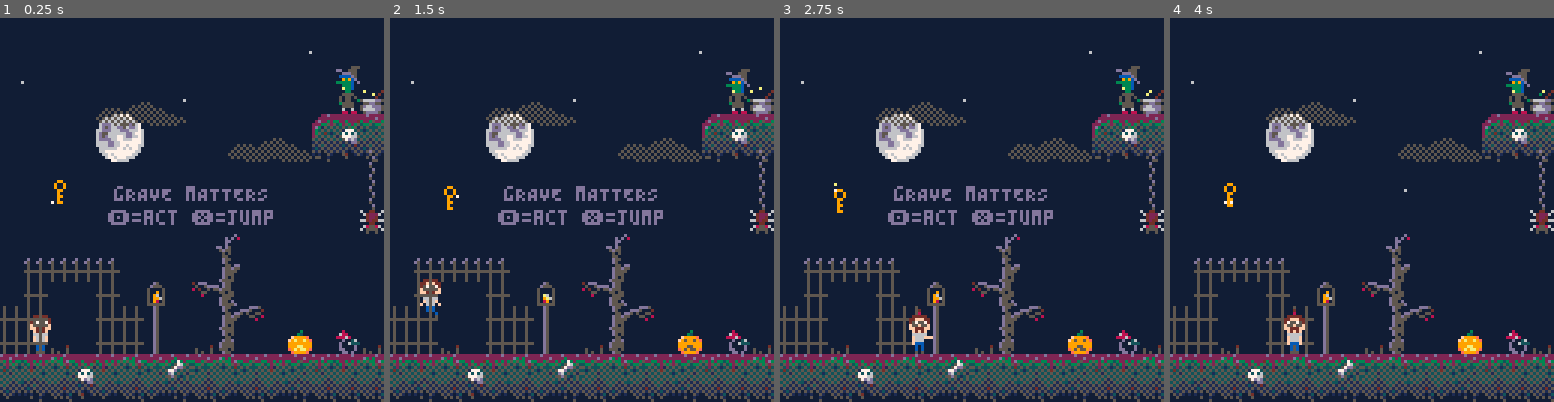
Above: before the commit, frames 1-4 (left to right).
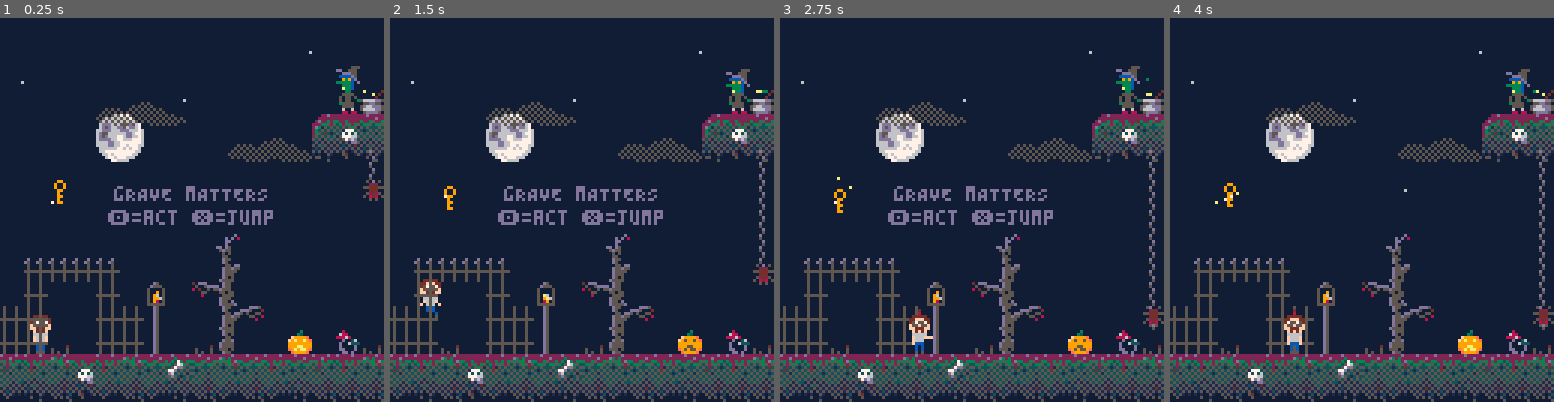
Above: after the commit, the same moments.

Repository: kallanreed/pico8_games
Game: PICO-8 cartridge grave.p8
Two runs of this game, one before a commit and one after it. Both use one fixed random seed, a clock stepped at 60 frames per second and the inputs below.
Inputs:
- Up to frame 1 (0.25 s): no input
- Up to frame 2 (1.5 s): tap X (X key) at 0.33, 1.07 s; tap O (Z key) at 0.7 s
- Up to frame 3 (2.75 s): hold Right 1.6-2.1 s; tap O (Z key) at 1.7, 2.1, 2.5 s; tap X (X key) at 1.85 s; hold Right from 2.47 s (still down)
- Up to frame 4 (4 s): tap O (Z key) at 2.9, 3.3, 3.7 s; tap X (X key) at 2.97 s; release Right at 3.03 s; hold Left 3.08-3.58 s

The runs differ from the first frame. In frame 1, 0.4% of the frame differs, in the area x 93-100%, y 42-57%; in frame 2, 0.5%; in frame 3, 0.6%; in frame 4, 0.6%, in the area x 11-100%, y 18-82%.

Commit message:
more interactions, spider

Diff:
--- a/grave.p8
+++ b/grave.p8
@@ -1,7 +1,7 @@
 pico-8 cartridge // http://www.pico-8.com
 version 33
 __lua__
- -- grave matters
+-- grave matters
 -- by 😐 kallanreed
 
 music(0,0,7)
@@ -221,6 +221,7 @@
  gen={} -- generators
  part={} -- particles
  timer={}
+ act={} -- actors
 
  game={
   game_over=
@@ -255,6 +256,7 @@
   end
  }
 
+ -- todo: consolidate into lists
  -- stars, moon, and clouds
  spr_bg(27,4,18)
  spr_bg(27,75,54)
@@ -278,6 +280,10 @@
  add(inter, gem_collectible(58,3))
  add(inter, witch_brew(14,2))
  add(inter, locked_door(70,13))
+ add(inter, shovel_collectible(79,12))
+ add(inter, dirt_pile(82,13))
+
+ add(act, spider(15,6,6))
 
  add(inter, grave(22,13,"bELVA",
  "sPOOKED BY A GHOST"))
@@ -397,6 +403,7 @@
 
  foreach(gen, do_update)
  foreach(timer, do_update)
+ foreach(act, do_update)
  update_particles()
 
  -- camera tracking
@@ -407,9 +414,9 @@
 end
 
 function player_die()
+ sfx(15)
  game.over=true
  plr.walking=false
- sfx(15)
  game.black=0
 end
 -->8
@@ -472,6 +479,7 @@
  draw_particles()
 
  foreach(drawable, do_draw)
+ foreach(act, do_draw)
  draw_player()
 
  -- draw foreground
@@ -489,6 +497,8 @@
    if it=="key" then sp=57
    elseif it=="gem" then sp=59
    elseif it=="shroom" then sp=24
+   elseif it=="shovel" then sp=63
+   elseif it=="potion" then sp=32
    end
    spr(sp,(i-1)*8+cam_x,1)
  end
@@ -501,6 +511,7 @@
 
 -- rect(x1r,y1r,x2r,y2r,7)
 
+ -- pretty colors
  pal({1,2,131,132,5,6,7,136,
   9,135,3,140,13,142,15,
   game.black},1)
@@ -622,27 +639,26 @@
 function update_particles()
  -- reverse iter for easy delete
  for i=#part,1,-1 do
-  local _p=part[i]
-
-  _p.age+=1
-  if _p.age>_p.mxage then
+  local p=part[i]
+
+  p.age+=1
+  if p.age>p.mxage then
    deli(part,i)
 
   else
-    if (_p.update) _p:update()
-   _p.x+=_p.dx
-   _p.y+=_p.dy
+   if (p.update) p:update()
+   p.x+=p.dx
+   p.y+=p.dy
   end
  end
 end
 
 function draw_particles()
- for i=1,#part do
-  local _p=part[i]
-  if _p.draw then
-   _p:draw()
+ for p in all(part) do
+  if p.draw then
+   p:draw()
   else
-   pset(_p.x,_p.y,_p.col)
+   pset(p.x,p.y,p.col)
   end
  end
 end
@@ -667,12 +683,12 @@
 end
 
 function map_rng(v,
- mn_in,mx_in,
- mn_out,mx_out)
- local d_in=mx_in-mn_in
- local d_out=mx_out-mn_out
- return (v-mn_in)/d_in*
-         d_out+mn_out
+ min_in,max_in,
+ min_out,max_out)
+ local d_in=max_in-min_in
+ local d_out=max_out-min_out
+ return (v-min_in)/d_in*
+         d_out+min_out
 end
 
 function overlaps(a,b)
@@ -721,43 +737,62 @@
 end
 
 -- make collectible at map x,y
-function collectible(sp,x,y,w,h,on_collect)
+function collectible(sp,x,y,w,h,col,on_collect)
  local fn=function(my)
   del(drawable, my.sprite)
   del(inter, my)
+  del(gen, my.sparkler)
+  sfx(14)
   my:on_collect()
  end
  local _i=interactive(x*8,y*8,w*8,h*8,fn)
  _i.sprite=add(drawable,
   sprite(sp,x*8,y*8,w,h)
    :add_mod(bounce))
+ _i.sparkler=add(gen,
+  sparkler(x*8+w*4,y*8+h*4,7,col))
  _i.on_collect=on_collect
  return _i
 end
 
 -- make key at map x,y
 function key_collectible(x,y)
- local fn=function(my)
-  add(plr.items, "key")
-  sfx(14)
-  del(gen, my.sparkler)
- end
- local _c=collectible(57,x,y,1,1,fn)
- _c.sparkler=add(gen, sparkler(x*8+4,y*8+4,7,10))
- return _c
+ return collectible(
+  57,x,y,1,1,10,function()
+   add(plr.items, "key")
+  end)
 end
 
 -- make gem at map x,y
 function gem_collectible(x,y)
- local fn=function(my)
-  add(plr.items, "gem")
-  sfx(14)
-  del(gen, my.sparkler)
- end
- local _c=collectible(59,x,y,1,1,fn)
- _c.sparkler=add(gen,
-  sparkler(x*8+4,y*8+4,7,14))
- return _c
+ return collectible(
+  59,x,y,1,1,14,function()
+   add(plr.items, "gem")
+  end)
+end
+
+-- make shroom at map x,y
+function shroom_collectible(x,y)
+ return collectible(
+  24,x,y,1,1,14,function()
+   add(plr.items, "shroom")
+  end)
+end
+
+-- make shovel at map x,y
+function shovel_collectible(x,y)
+ return collectible(
+  63,x,y,1,1,9,function()
+   add(plr.items, "shovel")
+  end)
+end
+
+-- make potion at map x,y
+function potion_collectible(x,y)
+ return collectible(
+  32,x,y,1,1,10,function()
+   add(plr.items, "potion")
+  end)
 end
 
 -- make door at map x,y interactive
@@ -838,7 +873,7 @@
    add(timer, run_after(1,
     function()
      add(inter,
-      key_collectible(my.x/8+1,my.y/8))
+      potion_collectible(my.x/8+1,my.y/8))
     end))
   end
  end
@@ -855,6 +890,40 @@
  return _i
 end
 
+-- make dirt pile at map x,y
+function dirt_pile(x,y)
+ local fn=function(my)
+  if not plr:has("shovel") then
+   sfx(13)
+   del_after(3, drawable,
+    add(drawable,
+     sprite(47,plr.x,plr.y-10)
+      :add_mod(plr_rel(),bounce)))
+  else
+   sfx(18)
+   -- remove trigger
+   del(inter, my)
+   del(drawable, my.pile)
+   del(gen, my.dust)
+   -- consume shovel
+   del(plr.items, "shovel")
+   -- leave a shroom
+   add(gen,
+    smoke(my.x,my.y+4,{4,5,6}))
+   add(timer, run_after(1,
+    function()
+     add(inter,
+      shroom_collectible(my.x/8,my.y/8))
+    end))
+  end
+ end
+ local _i=interactive(x*8,y*8,8,8,fn)
+ _i.pile=add(drawable,sprite(8,x*8,y*8))
+ _i.dust=add(gen,
+  bubbler(x*8+4,y*8+6,6,4,5))
+ return _i
+end
+
 function grave(x,y,name,txt)
  return interactive(x*8,y*8,8,8,
   function()
@@ -870,6 +939,58 @@
  return interactive(x*8,y*8,8,8,
   function() sfx(snd) end)
 end
+
+-->8
+-- actors
+
+function actor(x,y)
+ return {
+  x=x, y=y
+ }
+end
+
+function spider(x,y,h)
+ local off_y=0
+ local max_y=h*8
+ local ani=0
+ local flp=false
+ local state="⬇️"
+ local st_next=""
+ return {
+  update=function()
+   if state=="⬇️" then
+    off_y+=.75
+    if off_y>=max_y then
+     state="⧗"
+     st_next="⬆️"
+     ani=t()
+    end
+   elseif state=="⧗" then
+    if t()-ani>2 then
+     state=st_next
+     flp=state=="⬆️"
+    end
+   elseif state=="⬆️" then
+    off_y-=.75
+    if off_y<=0 then
+     state="⧗"
+     st_next="⬇️"
+     ani=t()
+    end
+   end
+  end,
+
+  draw=function()
+   local threads=flr(off_y/8)
+   for i=0,threads do
+    spr(13,x*8,(y+i)*8)
+   end
+
+   spr(112,x*8,y*8+off_y,1,1,false,flp)
+  end
+ }
+end
+
 
 __gfx__
 00000000000000000000000000000000000000000000000000000000555000000000000000000000000000000000000000000000000d00006004400660044006
@@ -888,20 +1009,20 @@
 0000000000c0c00000c0c000000cc0000c00c00000c0c00000c0c0000055550028888882006000000d0000d00000000005d550000d555500000000009fafe000
 0000000000c0c00000c00c0005cc0000c00c0000000c0c0000c0c000006006000006d00006d006000dd000d000000000005050000555050000000000099e0600
 0000000000505000005005000005000050050000000505000050500000880880006d00000000000000dd0d00000000000055000000d550000000000000000000
-0060600000030000006666d00000b0000000b0000000066677700000000d50000000000000000000050500000000000000d5500000000d400dd0d00044400660
-06060600088030000666666d000b3000000b30000006666666777000000d50000000000000000050505050000000000000d500005dddd000400dddd505006006
-00606560028030000655556d0f9999e00f9999e0006d666666666700000d500000000505050005050505050500000000000550dd505005080050005505000006
-06560606000030b00656556df9a99a9ef959959e06ddd666556d6670000d50000000505050505050505050505000000000d55d55000500500500050055600660
-0060506000003b000666566d999999999999999906d5d66dd56dd670000d50000005050505050505050505050505000000d5555000408040080550005d600600
-0606560600b030000666666d999aa9999995599966ddd666ddd66676000d50000050505050505050505050505050505000d55500000000000004000006000000
-00606060000555000666666de9a9aa9ee959559e6d55666666dd6776000d50000005050505050505050505050505050500d50500000000000000000000000600
-0606060605555550333333330e9999e00e9999e06d5d666776dd6676000d5000000000005050505000005050505050000d555500000000000000000000000000
+0064450000030000006666d00000b0000000b0000000066677700000000d50000000000000000000050500000000000000d5500000000d400dd0d00044400660
+00600500088030000666666d000b3000000b30000006666666777000000d50000000000000000050505050000000000000d500005dddd000400dddd505006006
+00066000028030000655556d0f9999e00f9999e0006d666666666700000d500000000505050005050505050500000000000550dd505005080050005505000006
+007e8600000030b00656556df9a99a9ef959959e06ddd666556d6670000d50000000505050505050505050505000000000d55d55000500500500050055600660
+06e7885000003b000666566d999999999999999906d5d66dd56dd670000d50000005050505050505050505050505000000d5555000408040080550005d600600
+0688825000b030000666666d999aa9999995599966ddd666ddd66676000d50000050505050505050505050505050505000d55500000000000004000006000000
+00582500000555000666666de9a9aa9ee959559e6d55666666dd6776000d50000005050505050505050505050505050500d50500000000000000000000000600
+0005500005555550333333330e9999e00e9999e06d5d666776dd6676000d5000000000005050505000005050505050000d555500000000000000000000000000
 0067760000003000006666d0000d5000000d50006dddd66776667776000d50000000000400099000090006600008000040ddd00000d550000000066000444000
 06777760000308800666666d00d5550000d555006666dd6677777776000d50000000004000900900909060060087800005005dddd0d550000800600600d0d000
 07777570000308200655556d05000050050000506666dd6677677766000d5000000004000090090009000006087f8800804005055d5550008780000600050000
 075777760b0300000655656d05009050050000500666666776767760000d500056666dd50009900009900660087f880000055000055055007e80066000050000
-0777577700b300000665666d05096050050a60500667777777777660000d5000055dd5500009000009000600087e880000080000005555008820060000050000
-0777577700030b000666666d050996500509a6500066767777776600000d50005d66ddd50009900009900000088e8200000000000d5550000200000000556000
+077757f700b300000665666d05096050050a60500667777777777660000d5000055dd5500009000009000600087e880000080000005555008820060000050000
+07f7577700030b000666666d050996500509a6500066767777776600000d50005d66ddd50009900009900000088e8200000000000d5550000200000000556000
 07777777005550000666666d05098050050890500006776777666000000d500056666dd5000900000000060000882000000000000d550d0000000600005d6000
 067077060555555033333333055555500555555000000776666000000055550005dddd50000990000000000000020000000000000d5555d00000000000060000
 d2222d2222d2222222222d22d2222d2200022d2222d2200022b3535353535b220000000002d22220000000000000000000000000000000000000000000000000
@@ -934,7 +1055,7 @@
 000444001315151500000000000000000000000000000000000000000000000000000000000000000000000000000000000000000000000033335550bbb33330
 00524250515d515100000000000000000000000000000000000000000000000000000000000000000000000000000000000000000000000044455550ccc11110
 050848051015051000000000000000000000000000000000000000000000000000000000000000000000000000000000000000000000000055555555dd222250
-000000000050d10000000000000000000000000000000000000000000000000000000000000000000000000000000000000000000000000066655550eee22200
+000505000050d10000000000000000000000000000000000000000000000000000000000000000000000000000000000000000000000000066655550eee22200
 000000000000550000000000000000000000000000000000000000000000000000000000000000000000000000000000000000000000000077777777ffeee225
 
 
@@ -1073,17 +1194,17 @@
 0000000000000000000000000000000000000000000000000000000000000000000000000000000000000000000000000000000000000000000000000000000000000000000000000000000000000000000000000000000000000000000000000000000000000000000000000000000000000000000000000000000000000000
 0000000000000000000000000000000000000000000000000000000000000000000000000000000000000000000000000000000000000000000000000000000000000000000000000000000000000000000000000000000000000000000000000000000000000000000000000000000000000000000000000000000000000000
 0000000000000000000000000000000000000000000000000000000000000000000000000000000000000000000000000000000000000000000000000000000000000000000000000000000000000000000000000000000000000000000000000000000000000000000000000000000000000000000000000000000000000000
-0000000000000000000000000000000000000000000000000000000000000000000000000000000000000000000000000000000000000000000000000000000000000000000000000000000000000000000000000000000000000000000000000000000000000000000000000000000000000000000000000000000000000000
-0000000000000000000000000044544159450000000000000000000000000000000000000000000000000000000000000000000000000000000000000000000000000000000000000000000000000000000000000000000000000000000000000000000000000000000000000000000000000000000000000000000000000000
+0000000000000000000000000000000048000000000000000000000000000000000000000000000000000000000000000000000000000000000000000000000000000000000000000000000000000000000000000000000000000000000000000000000000000000000000000000000000000000000000000000000000000000
+0000000000000000000000000044544159450000000000000000000000000000000000000000000000000000000000000000000000000000000048000000000000000000000000000000000000000000000000000000000000000000000000000000000000000000000000000000000000000000000000000000000000000000
 0000000000000000000000000062647163610000490000000000000000000000000000000000000000000000000000000044450000000000004454450000000000000000000000000000000000000000000000000000000000000000000000000000000000000000000000000000000000000000000000000000000000000000
-0000000000000000000000000000000d00000000000000580000000000000000000000000000000000000000001c00000061620000004900006164600000000000000000000000000000000000000000000000000000000000000000000000000000000000000000000000000000000000000000000000000000000000000000
-0000000000000000000000000000000d00000000000000000000490000000000000000000000000000000000002c1e000000000000000000000000000000000000000000000000000000000000000000000000000000000000000000000000000000000000000000000000000000000000000000000000000000000000000000
-0000000000000000000000000000000f000000000000000000000000005800001c00004800000000000000002e3d00000000000000000000000000000000000000000000000000000000000000000000000000000000000000000000000000000000000000000000000000000000000000000000000000000000000000000000
+0000000000000000000000000000000000000000000000580000000000000000000000000000000000000000001c00000061620000004900006164600000000000000000000000000000000000000000000000000000000000000000000000000000000000000000000000000000000000000000000000000000000000000000
+0000000000000000000000000000000000000000000000000000490000000000000000000000000000000000002c1e000000000000000000000000000000000000000000000000000000000000000000000000000000000000000000000000000000000000000000000000000000000000000000000000000000000000000000
+00000000000000000000000000000000000000000000000000000000005800001c00004800000000000000002e3d00000000000000000000000000000000000000000000000000000000000000000000000000000000000000000000000000000000000000000000000000000000000000000000000000000000000000000000
 0000000000000000001c000000000000000000000000000000000000000000003d0044434500000000000000001d00000000000000000000000000000000000000000000000000000000000000000000000000000000000000000000000000000000000000000000000000000000000000000000000000000000000000000000
-0055555555000000002c000000000000000000000000000000000000000000002c1e617163001c0000234800002c2d000000000000000000000000000000000000000000000000000000000000000000000000000000000000000000000000000000000000000000000000000000000000000000000000000000000000000000
-00650000660033003c3d0000000000000055555500000000000000000000003c3d00000d00001d0044414041453d00000000000000000000490000580000330000000000005555550000000000000000000000000000000000000000000000000000000000000000000000000000000000000000000000000000000000000000
-6565000066662700002c1e0000000000656557666600000000000000000000001d000070003c3d0046505350504145000000000000686868686868686800270000000000656557666600000000000000000000000000000000000000000000000000000000000000000000000000000000000000000000000000000000000000
-6565480066662700481d000023001a486565676666002221004800323100002e3d003248001a2c1e465150505052470022210048444240594240424143452700323100006565676666000000481a00000000000000481a00000000000000481a0000000000000000000000000000000000000000000000000000000000000000
+0055555555000000002c000000000000000000000000000000000000000000002c1e617163001c0000234800002c2d000000000000000000480000000000000000000000000000000000000000000000000000000000000000000000000000000000000000000000000000000000000000000000000000000000000000000000
+00650000660033003c3d0000000000000055555500000000000000000000003c3d00000000001d0044414041453d00000000000000000000490000580000330000000000005555550000000000000000000000000000000000000000000000000000000000000000000000000000000000000000000000000000000000000000
+6565000066662700002c1e0000000000656557666600000000000000000000001d000000003c3d0046505350504145000000000000686868686868686800270000000000656557666600000000000000000000000000000000000000000000000000000000000000000000000000000000000000000000000000000000000000
+6565480066662700481d000023001a486565676666002221004800323100002e3d003248001a2c1e465150505052470022210048444240594240424143452700323100486565676666000000481a00000000000000481a00000000000000481a0000000000000000000000000000000000000000000000000000000000000000
 4043425443424159414241434140434241424241404243544142414243424143414042594042414350505250525052434143404152515252535050505256404341424041544043414240434041544043414240434041544043414240434041544043414240000000000000000000000000000000000000000000000000000000
 6062616460616062616061606261616161606260606362646060616063606160616062606063626060626160636061606062636163606263606362636162606263606361646062636063626361646062636063626361646062636063626361646062636063000000000000000000000000000000000000000000000000000000
 
Not shown, changed: the sound effects (__sfx__) section of grave.p8
